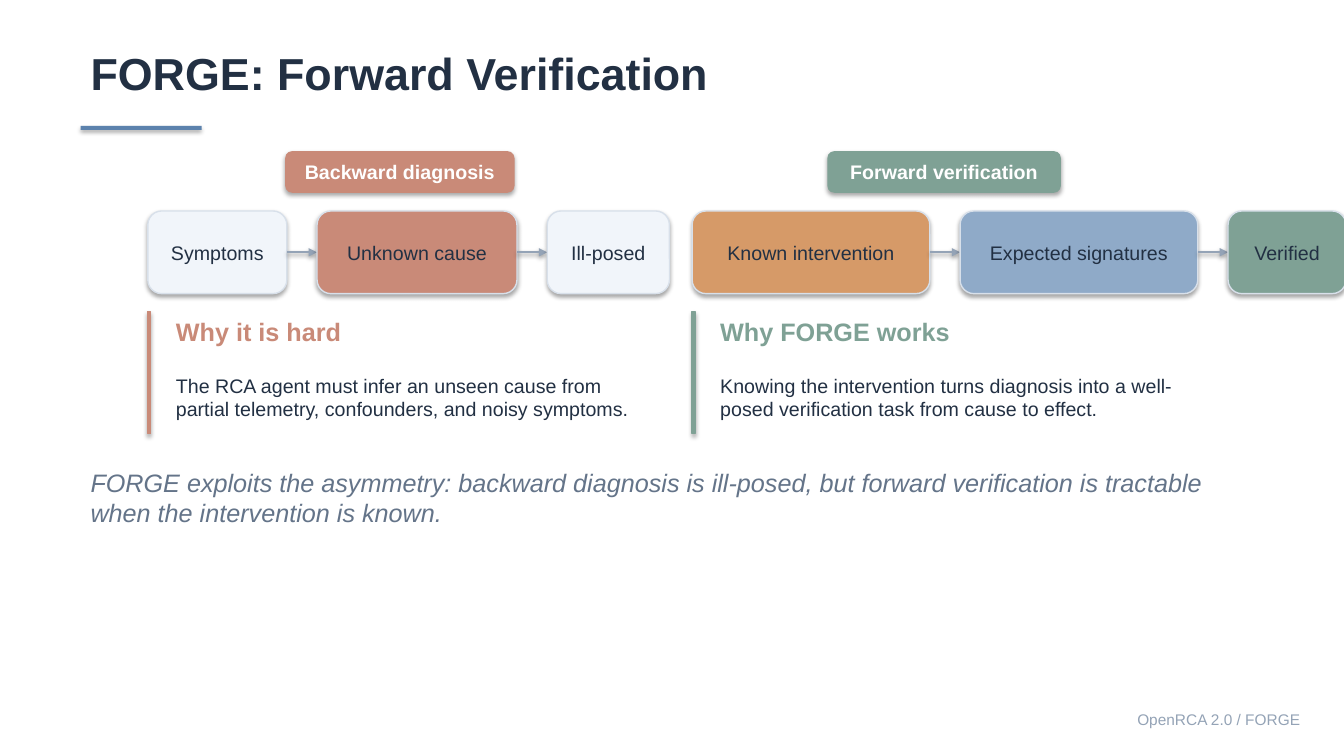
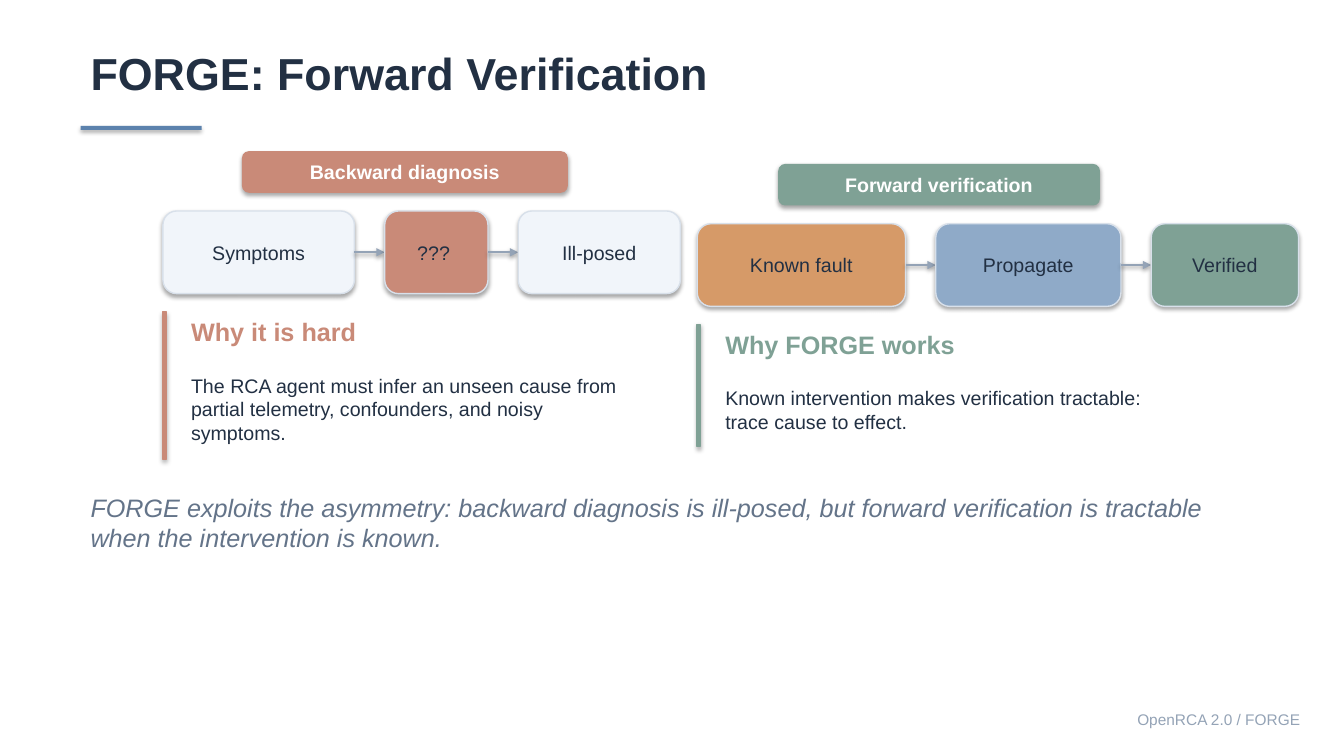
Before and after one commit to Lincyaw/paperops, a slide deck: slide 12 of examples/self-intro/diagnostic_world_model.pptx. Drawn at 1344x756 pixels with LibreOffice and Linux fonts; fonts in the diff are those of the drawing. Boxes give left, top, right and bottom in pixels: in the first picture for what was removed or moved away, otherwise in the second. Text is boxed around its words. In the diff, an @@ line names an element or a change of style, - is before the commit and + after.

```diff
--- a/examples/self-intro/diagnostic_world_model.pptx
+++ b/examples/self-intro/diagnostic_world_model.pptx
@@ rounded rectangle "Backward diagnosis": place and size @@
-rounded rectangle "Backward diagnosis" at (285, 151, 514, 193)
+rounded rectangle "Backward diagnosis" at (242, 151, 568, 193)
@@ rounded rectangle "Forward verification": place and size @@
-rounded rectangle "Forward verification" at (828, 151, 1062, 193)
+rounded rectangle "Forward verification" at (778, 164, 1100, 206)
@@ rounded rectangle "Symptoms": place and size @@
-rounded rectangle "Symptoms" at (148, 211, 287, 293)
+rounded rectangle "Symptoms" at (163, 211, 355, 293)
@@ rounded rectangle "???": place and size @@
-rounded rectangle "???" at (318, 211, 517, 293)
+rounded rectangle "???" at (385, 211, 488, 293)
@@ rounded rectangle "Ill-posed": place and size @@
-rounded rectangle "Ill-posed" at (547, 211, 669, 293)
+rounded rectangle "Ill-posed" at (518, 211, 681, 293)
@@ rounded rectangle "Known fault": place and size @@
-rounded rectangle "Known fault" at (693, 211, 931, 293)
+rounded rectangle "Known fault" at (698, 224, 906, 307)
@@ rounded rectangle "Propagate": place and size @@
-rounded rectangle "Propagate" at (960, 211, 1198, 293)
+rounded rectangle "Propagate" at (936, 224, 1121, 307)
@@ rounded rectangle "Verified": place and size @@
-rounded rectangle "Verified" at (1228, 211, 1344, 293)
+rounded rectangle "Verified" at (1151, 224, 1299, 307)
@@ text in rounded rectangle at (347, 246, 486, 260): text changed @@
-Unknown cause
+???
@@ arrow moved from (287, 252) - (318, 252) to (355, 252) - (385, 252) @@
@@ arrow moved from (517, 252) - (547, 252) to (488, 252) - (518, 252) @@
@@ text in rounded rectangle at (750, 258, 852, 272): text changed @@
-Known intervention
+Known fault
@@ arrow moved from (930, 252) - (960, 252) to (905, 265) - (936, 265) @@
@@ text in rounded rectangle at (983, 258, 1074, 276): text changed @@
-Expected signatures
+Propagate
@@ arrow moved from (1198, 252) - (1228, 252) to (1121, 265) - (1151, 265) @@
@@ rectangle: place and size @@
-rectangle at (148, 312, 151, 434)
+rectangle at (163, 312, 166, 459)
@@ text "Why it is hard": place and size @@
-text "Why it is hard" at (176, 323, 341, 346)
+text "Why it is hard" at (191, 323, 357, 346)
@@ rectangle: place and size @@
-rectangle at (693, 312, 696, 434)
+rectangle at (698, 325, 701, 447)
@@ text "Why FORGE works": place and size @@
-text "Why FORGE works" at (720, 323, 950, 346)
+text "Why FORGE works" at (725, 336, 955, 359)
@@ text "The RCA agent must infer ..." rewrapped from (176, 378, 628, 420) to (191, 378, 616, 444) @@
@@ text at (725, 390, 1141, 429): text changed @@
-Knowing the intervention turns diagnosis into a well-posed verification task from cause to effect.
+Known intervention makes verification tractable: trace cause to effect.
@@ text "FORGE exploits the asymmetry: backward ...": place and size @@
-text "FORGE exploits the asymmetry: backward ..." at (91, 474, 1202, 522)
+text "FORGE exploits the asymmetry: backward ..." at (91, 499, 1202, 547)
```
Also in this commit, not shown: 15 other slides changed, 2 slides added, 3 slides removed, 1 other file.
